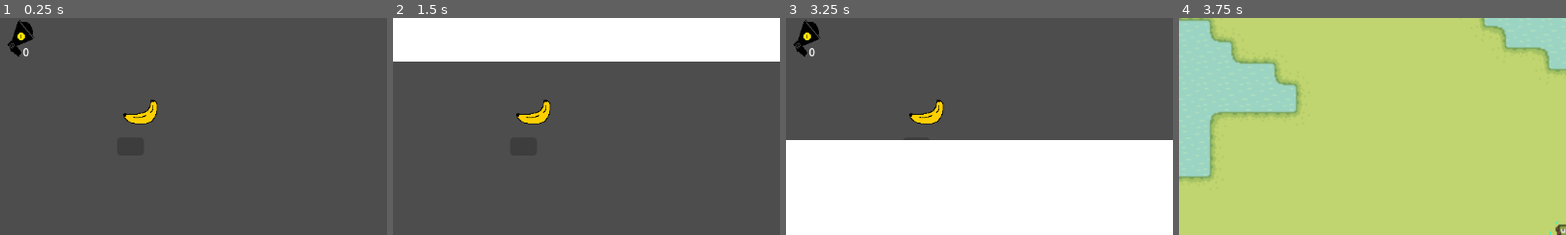
Above: before the commit, frames 1-4 (left to right).
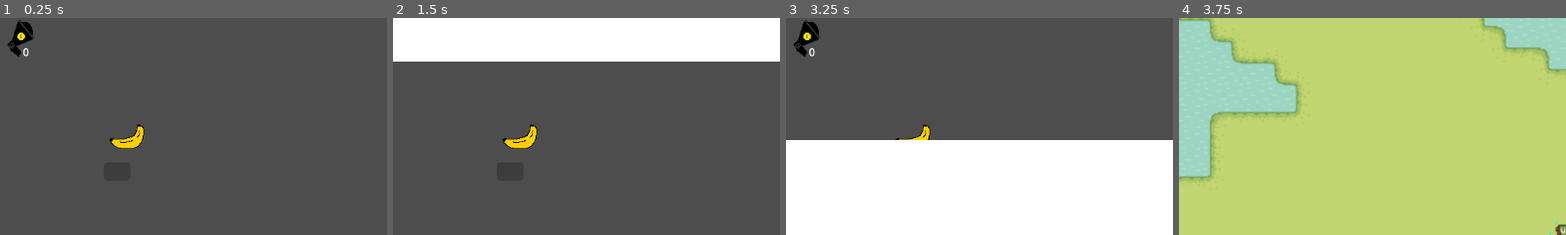
Above: after the commit, the same moments.

Repository: sentinelle28/Secret-Spreader
Game: Godot game, scene res://component/menu/shop.tscn
Same seed, same stepped clock (60 frames per second), same inputs: the game is played once before the commit and once after it. This scene is started directly instead of the project's main scene.
Inputs (mouse positions are % of the whole screen's width and height, from its top left; square brackets give the same spot before the commit, where the layout moved):
- Up to frame 1 (0.25 s): no input
- Up to frame 2 (1.5 s): click (16, 29) [18, 23] at 0.5 s; click "Next wave" at 1.25 s
- Up to frame 3 (3.25 s): click "Next wave" at 2 s; hold Right (ui_right) from 2.78 s (still down); hold Shift (run) from 2.78 s (still down)
- Up to frame 4 (3.75 s): release Right (ui_right) at 3.53 s; release Shift (run) at 3.53 s; hold Down (ui_down) from 3.53 s (still down); tap Shift (run) at 3.6 s
The pictures show only the part of the screen within x 0-50%, y 0-50%; the shares and areas given below are measured in that part.

The runs differ from the first frame. In frame 1, 1.0% of the frame differs, in the area x 28-41%, y 37-61%; in frame 2, 1.0%; in frame 3, 0.7%; in frame 4, nothing differs.
Error before the commit: Parse Error: Function "_spawn_indicator()" not found in base self. (res://component/upgrade/template/upgrade.gd:21)
Error after the commit: Invalid access to property or key 'Upgrade' on a base object of type 'Dictionary'. (res://autoload/upgrade/upgrade.gd:7)

Commit message:
finished working on the template
template finished to test

Diff:
--- a/component/menu/shop.tscn
+++ b/component/menu/shop.tscn
@@ -1,8 +1,8 @@
 [gd_scene load_steps=5 format=3 uid="uid://ugroy1anpfix"]
 
 [ext_resource type="Script" path="res://component/menu/shop.gd" id="1_2jo55"]
-[ext_resource type="PackedScene" uid="uid://b5ijbeu044t8w" path="res://component/upgrade/template/upgrade.tscn" id="1_f6814"]
 [ext_resource type="Texture2D" uid="uid://dldr3doapms74" path="res://asset/upgrade/banana_upgrade.png" id="2_lv80v"]
+[ext_resource type="PackedScene" uid="uid://7r85hibg34nr" path="res://component/upgrade/template/upgrade_many.tscn" id="3_nwk4m"]
 [ext_resource type="Texture2D" uid="uid://dofvdgx6re8ox" path="res://asset/score_related/spreadcoins.png" id="4_ypvh4"]
 
 [node name="shop" type="Control"]
@@ -13,15 +13,6 @@
 grow_horizontal = 2
 grow_vertical = 2
 script = ExtResource("1_2jo55")
-
-[node name="Upgrade" parent="." instance=ExtResource("1_f6814")]
-layout_mode = 0
-offset_left = 174.0
-offset_top = 117.0
-offset_right = 238.0
-offset_bottom = 181.0
-texture_normal = ExtResource("2_lv80v")
-max_upgrade = 5
 
 [node name="Button" type="Button" parent="."]
 layout_mode = 0
@@ -46,4 +37,14 @@
 [node name="Sprite2D" type="Sprite2D" parent="HBoxContainer"]
 texture = ExtResource("4_ypvh4")
 
+[node name="Upgrade" parent="." instance=ExtResource("3_nwk4m")]
+layout_mode = 0
+offset_left = 154.0
+offset_top = 154.0
+offset_right = 194.0
+offset_bottom = 194.0
+texture_normal = ExtResource("2_lv80v")
+related_var = Array[String](["base_speed"])
+power_increase = Array[int]([10])
+
 [connection signal="pressed" from="Button" to="." method="_on_button_pressed"]
--- a/component/upgrade/template/upgrade.gd
+++ b/component/upgrade/template/upgrade.gd
@@ -5,7 +5,7 @@
 @export var cost:int = 10
 @export var max_upgrade:int = 1
 @export var current_upgrade_level:int = 0
-@export_category("benefit related")
+
 
 
 
@@ -21,15 +21,11 @@
 			_spawn_indicator()
 
 
-"""
+
 func _spawn_indicator()->void:
-	var r:String = ""
-	for i:String in related_var.split("_",false,-1):
-		r += i
+	pass
 
-	var child:UpgradePrefab = load("res://component/other/prefab/upgrade_prefab.tscn").instantiate()
-	add_child(child)
-	child._set_score("+ " + r)"""
+
 
 
 func _upgrade()->void:
@@ -39,12 +35,3 @@
 func _add_point()->void:
 	current_upgrade_level += 1
 	Upgrade._set_upgrade(name,current_upgrade_level)
-
-
-
-
-
-"""
-func _add_power()->void:
-	PlayerStats._add(related_var,power_increase)
-"""
--- a/component/upgrade/template/upgrade.tscn
+++ b/component/upgrade/template/upgrade.tscn
@@ -6,10 +6,6 @@
 offset_right = 40.0
 offset_bottom = 40.0
 script = ExtResource("1_7cc2e")
-cost = null
-max_upgrade = null
-current_upgrade_level = null
-related_var = null
 
 [node name="ProgressBar" type="ProgressBar" parent="."]
 layout_mode = 0
--- a/component/upgrade/template/upgrade_bool.gd
+++ b/component/upgrade/template/upgrade_bool.gd
@@ -1,13 +1,19 @@
 extends UpgradeBase
 
 class_name UpgradeBool
+@export_category("benefit related")
 @export var related_var:String = "base_speed"
-@export var is_bool:bool = false
 # Called when the node enters the scene tree for the first time.
 
 func _upgrade()->void:
 	_add_point()
 	_activate_new_function()
+	_spawn_indicator()
 
 func _activate_new_function()->void:
 	PlayerStats._custom_set(related_var,true)
+
+func _spawn_indicator()->void:
+	var child:UpgradePrefab = load("res://component/other/prefab/upgrade_prefab.tscn").instantiate()
+	add_child(child)
+	child._set_text("unlock " + related_var)
--- a/component/upgrade/template/upgrade_bool.tscn
+++ b/component/upgrade/template/upgrade_bool.tscn
@@ -5,4 +5,4 @@
 
 [node name="Upgrade" instance=ExtResource("1_ihec3")]
 script = ExtResource("2_3giqu")
-is_bool = null
+related_var = "base_speed"
--- /dev/null
+++ b/component/upgrade/template/upgrade_many.gd
@@ -0,0 +1,31 @@
+extends UpgradeBase
+
+@export_category("benefit related")
+@export var related_var:Array[String] = []
+@export var power_increase:Array[int] = []
+
+func _upgrade()->void:
+	_add_point()
+	_add_power()
+	_spawn_indicator()
+
+
+
+func _spawn_indicator()->void:
+	var r:String = ""
+	for variable:String in related_var:
+		if "_" in variable:
+			for i:String in variable.split("_",false,-1):
+				r += i
+		else:
+			r = variable
+
+		var child:UpgradePrefab = load("res://component/other/prefab/upgrade_prefab.tscn").instantiate()
+		add_child(child)
+		child._set_score("+ " + r)
+		await get_tree().create_timer(0.5).timeout
+
+
+func _add_power()->void:
+	for i in range(len(related_var)):
+		PlayerStats._add(related_var[i],power_increase[i])
--- /dev/null
+++ b/component/upgrade/template/upgrade_many.tscn
@@ -0,0 +1,9 @@
+[gd_scene load_steps=3 format=3 uid="uid://7r85hibg34nr"]
+
+[ext_resource type="PackedScene" uid="uid://b5ijbeu044t8w" path="res://component/upgrade/template/upgrade.tscn" id="1_77jhe"]
+[ext_resource type="Script" path="res://component/upgrade/template/upgrade_many.gd" id="2_gq2u5"]
+
+[node name="Upgrade" instance=ExtResource("1_77jhe")]
+script = ExtResource("2_gq2u5")
+related_var = Array[String]([])
+power_increase = Array[String]([])
